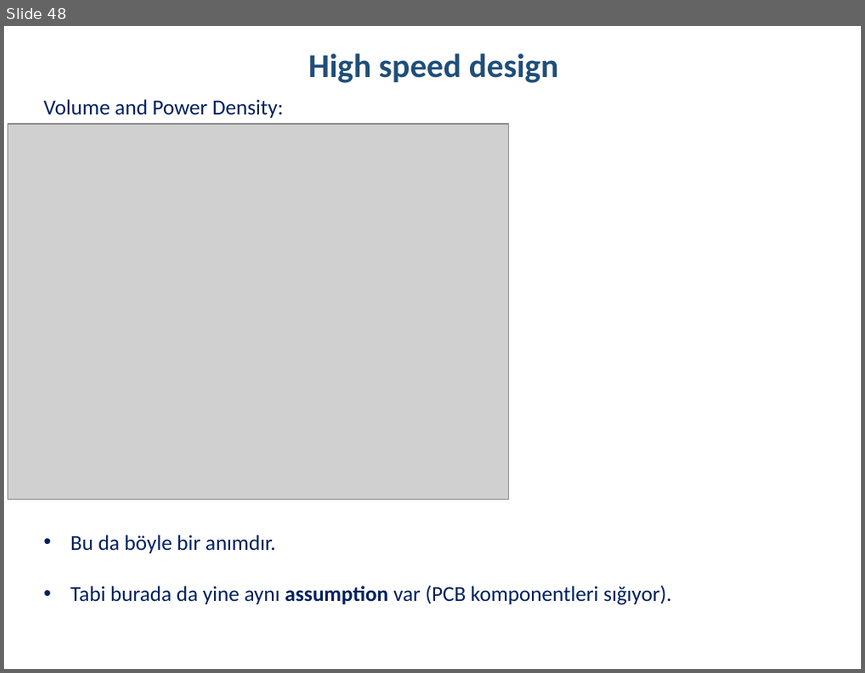
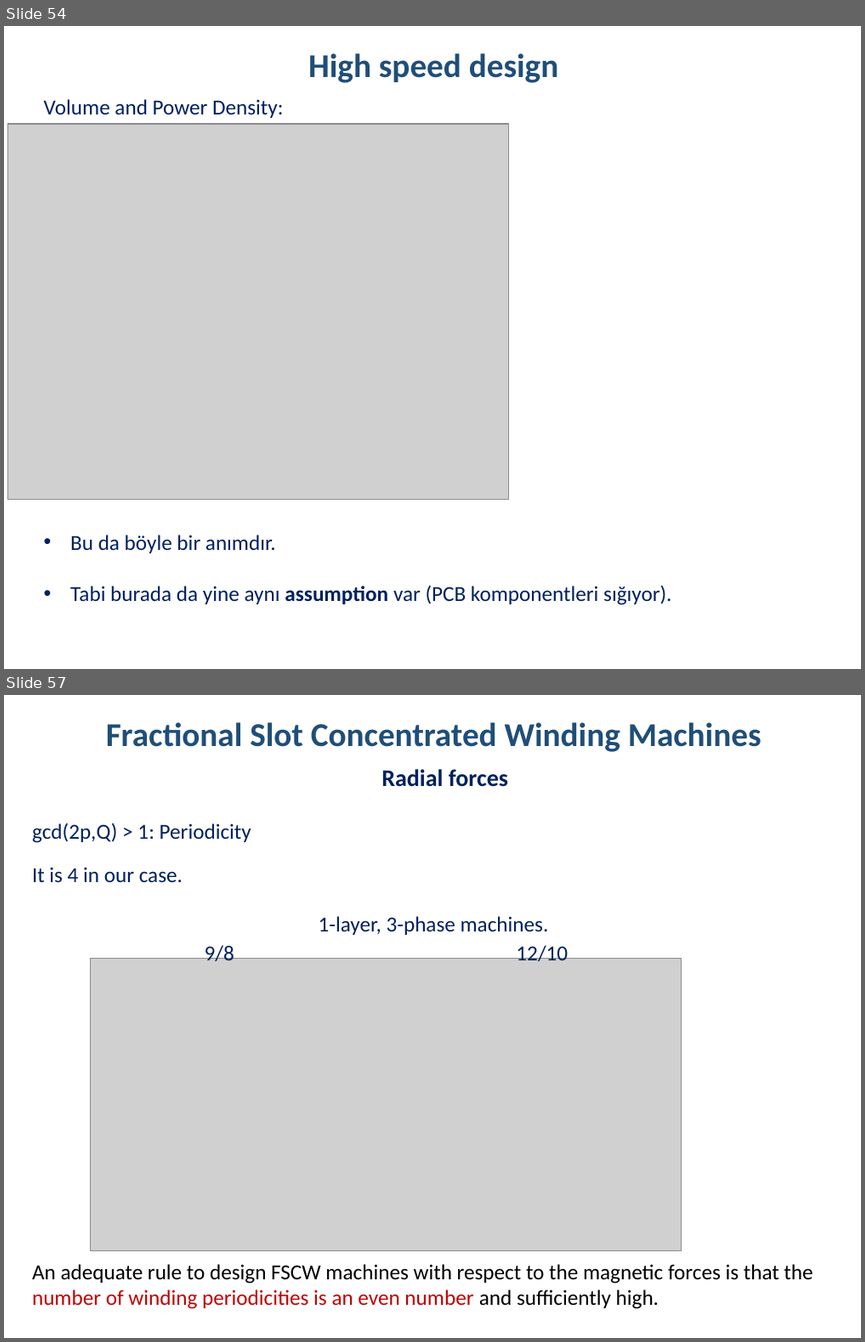
Before and after one commit to hakanpolat/IMMD, a slide deck: Literature/immd_ver2_research.pptx. Shown one above the other, each under a label of ours: slide 48 before the commit, slides 54 and 57 after it; the slides between them are not shown. The pictures are 865x673 and 865x1342 pixels, drawn with LibreOffice and Linux fonts; fonts in the diff are those of the drawing; grey boxes stand for pictures. Boxes give left, top, right and bottom in pixels: in the first picture for what was removed or moved away, otherwise in the second. Text is boxed around its words. In the diff, an @@ line names an element or a change of style, - is before the commit and + after.

Commit message:
FSCW makinalar üzerine: Slot/pole kombinasyonları, rotor kayıpları, radyal kuvvetler vb.

```diff
--- a/Literature/immd_ver2_research.pptx
+++ b/Literature/immd_ver2_research.pptx
@@ slide 57 added at <box>4,695,861,1338</box>, background #FFFFFF @@
@@ text added at <box>106,722,761,752</box>, 28 pt, text #1F4E79, bold @@
+Fractional Slot Concentrated Winding Machines
@@ text added at <box>381,769,508,787</box>, 20 pt, text #002060, bold @@
+Radial forces
@@ text added at <box>32,823,251,843</box>, 18 pt, text #002060 @@
+gcd(2p,Q) > 1: Periodicity
@@ text added at <box>32,867,182,883</box>, 18 pt, text #002060 @@
+It is 4 in our case.
@@ text added at <box>318,916,549,935</box>, 18 pt, text #002060 @@
+1-layer, 3-phase machines.
@@ text added at <box>205,943,234,961</box>, 18 pt, text #002060 @@
+9/8
@@ text added at <box>516,943,568,961</box>, 18 pt, text #002060 @@
+12/10
@@ picture added at <box>91,958,681,1250</box> @@
@@ text added at <box>32,1264,812,1309</box>, 18 pt, text #000000 @@
+An adequate rule to design FSCW machines with respect to the magnetic forces is that the number of winding periodicities is an even number and sufficiently high.
@@ what was slide 48 is now slide 54 @@
```
Also in this commit, not shown: 11 slides changed, 11 other slides added, 1 slide removed, 1 other file.
